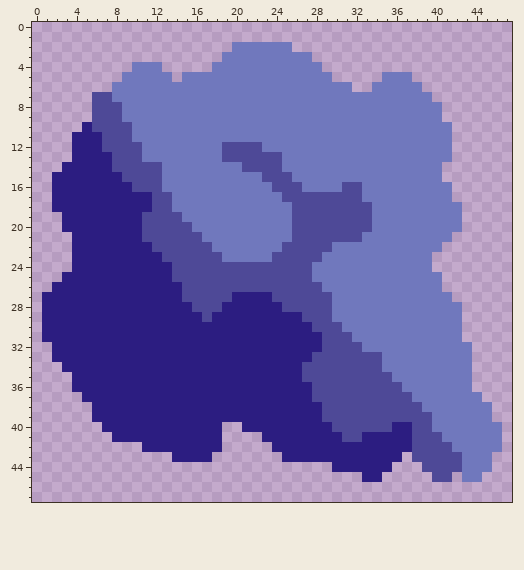
Edited in one commit: pixel-art sprite (sprites/blocks/environment/storm/gale-shale-wall2.png). This is how it looked before the edit.
The file is 48x48 pixels.
The same view after the edit:
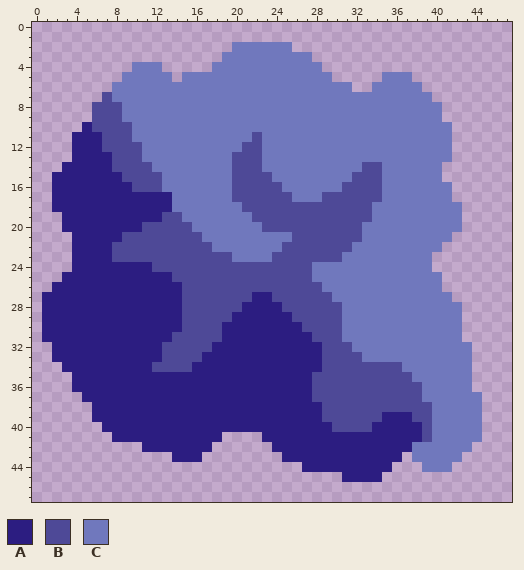
Palette (. is transparent): A #2c1d81  B #4e4997  C #7078bd
Changes in this commit:
y 7: x 6 B -> .
y 11: x 22 C -> B
y 12: x 19..20 BB -> CC
y 13: x 19 B -> C; x 23..24 BB -> CC
y 14: x 12 B -> C; x 20 C -> B; x 23..24 BB -> CC; x 33..34 CC -> BB
y 15: x 20..22 CCC -> BBB; x 24..25 BB -> CC; x 32..34 CCC -> BBB
y 16: x 20..23 CCCC -> BBBB; x 25..26 BB -> CC; x 33..34 CC -> BB
y 17: x 12..13 BB -> AA; x 20..24 CCCCC -> BBBBB; x 26..28 BBB -> CCC; x 33..34 CC -> BB
y 18: x 12..13 BB -> AA; x 21..25 CCCCC -> BBBBB
y 19: x 11..12 BB -> AA; x 22..25 CCCC -> BBBB
y 20: x 23..25 CCC -> BBB; x 33 B -> C
y 21: x 9..10 AA -> BB
y 22: x 8..11 AAAA -> BBBB; x 30..31 CC -> BB
y 23: x 8..12 AAAAA -> BBBBB; x 19 C -> B; x 29..30 CC -> BB
y 24: x 12..13 AA -> BB
y 27: x 20..21 AA -> BB
y 28: x 15 A -> B; x 19..20 AA -> BB; x 30 C -> B
y 29: x 15..16 AA -> BB; x 18..19 AA -> BB; x 26 A -> B; x 30 C -> B
y 30: x 15..18 AAAA -> BBBB; x 27 A -> B
y 31: x 14..18 AAAAA -> BBBBB; x 28 A -> B; x 31 B -> C
y 32: x 13..17 AAAAA -> BBBBB; x 32 B -> C
y 33: x 13..16 AAAA -> BBBB; x 28 B -> A; x 33..34 BB -> CC
y 34: x 12..15 AAAA -> BBBB; x 27..28 BB -> AA; x 35..36 CC -> BB
y 35: x 27 B -> A; x 36..37 CC -> BB
y 36: x 37..38 CC -> BB
y 37: x 38 C -> B
y 38: x 39 C -> B; x 45 C -> .
y 39: x 35..37 BBB -> AAA; x 45 C -> .
y 40: x 19..20 .. -> AA; x 34..35 BB -> AA; x 38 B -> A; x 45..46 CC -> ..
y 41: x 31..32 BB -> AA; x 38 B -> A; x 40 B -> C; x 45..46 CC -> ..
y 42: x 18 A -> .; x 38..41 BBBB -> CCCC; x 44..46 CCC -> ...
y 43: x 17 A -> .; x 38..45 BBBBBCCC -> CCCCC...
y 44: x 27..29 ... -> AAA; x 39..45 BBBBCCC -> CCC....
y 45: x 31..32 .. -> AA; x 40..41 BB -> ..; x 43..44 CC -> ..
Changed places in both pictures, as pixel boxes (x1, y1, x2, y2):
erased: (92, 92, 102, 102)
changed: (112, 132, 502, 482)
